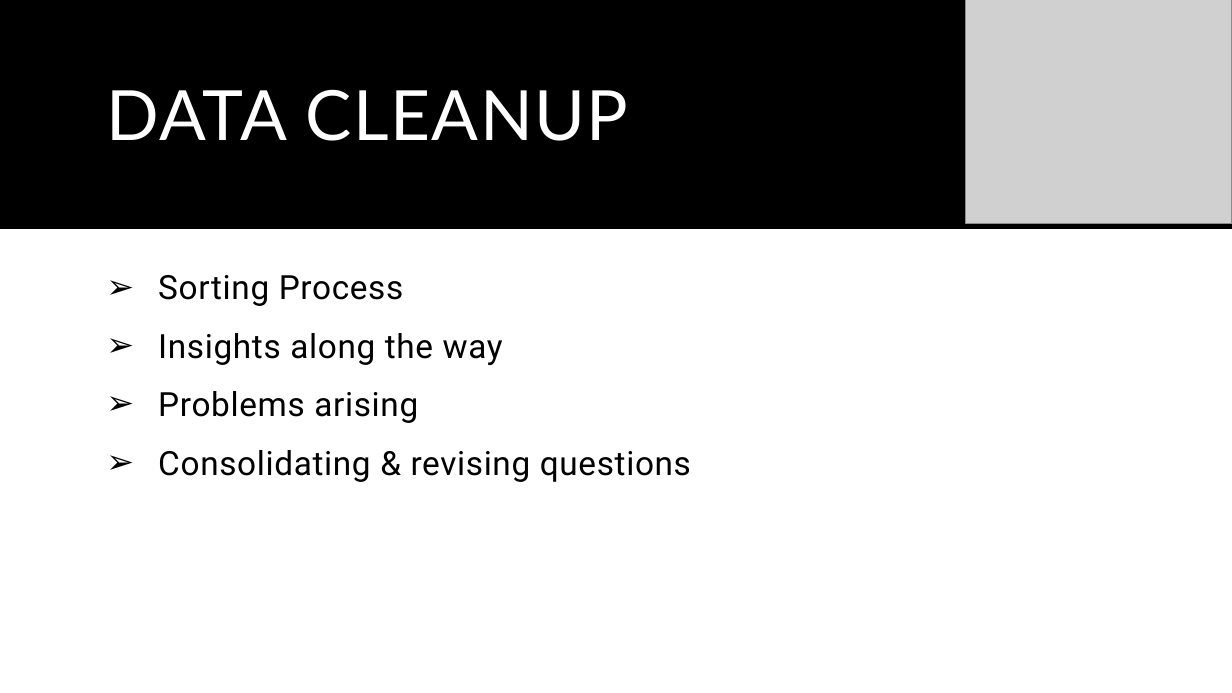
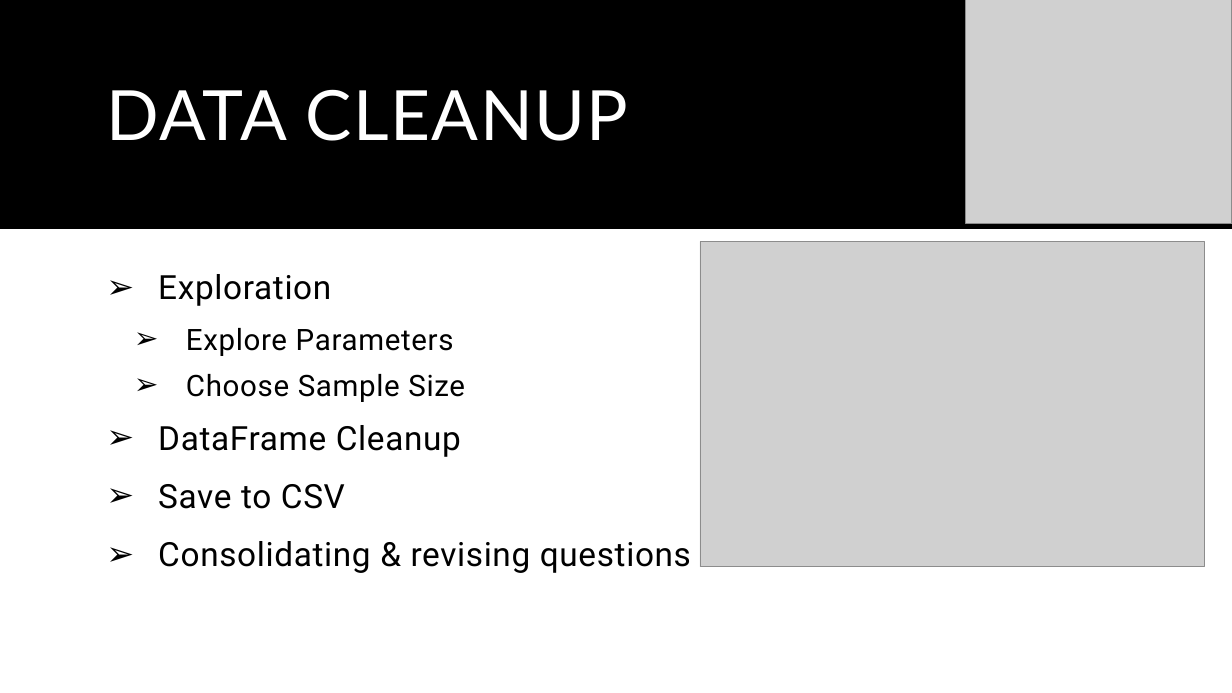
Before and after one commit to shchee5/TurnUptheData, a slide deck: slide 4 of Turn Up The Data.pptx. Drawn at 1232x693 pixels with LibreOffice and Linux fonts; fonts in the diff are those of the drawing; grey boxes stand for pictures. Boxes give left, top, right and bottom in pixels: in the first picture for what was removed or moved away, otherwise in the second. Text is boxed around its words. In the diff, an @@ line names an element or a change of style, - is before the commit and + after.

Commit message:
updated powerpoint

```diff
--- a/Turn Up The Data.pptx
+++ b/Turn Up The Data.pptx
@@ picture added at (701, 241, 1205, 567) @@
@@ text at (158, 274, 465, 509): text changed @@
-➢ Sorting Process
-➢ Insights along the way
-➢ Problems arising
+➢ Exploration
+  ➢ Explore Parameters
+  ➢ Choose Sample Size
+➢ DataFrame Cleanup
+➢ Save to CSV
```
